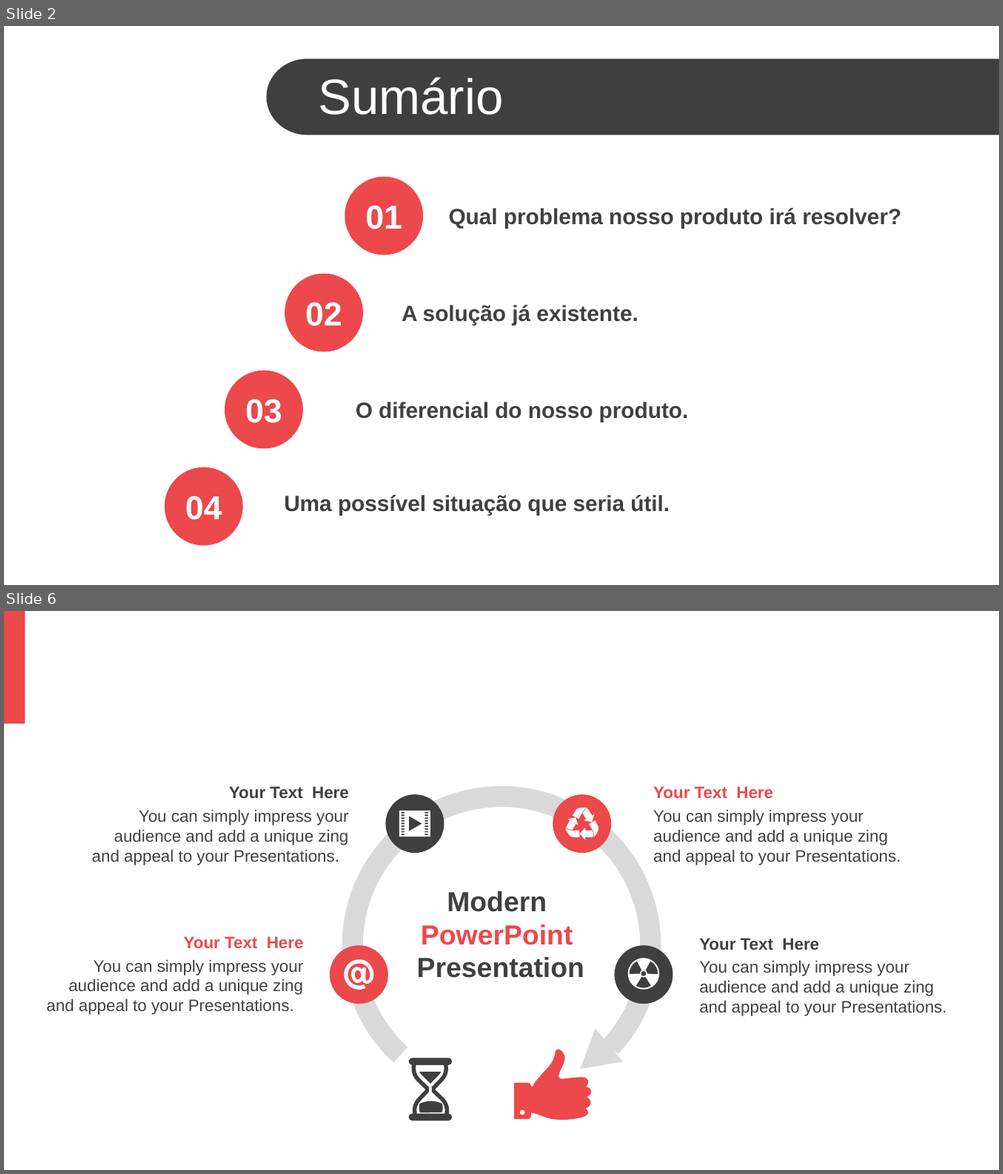
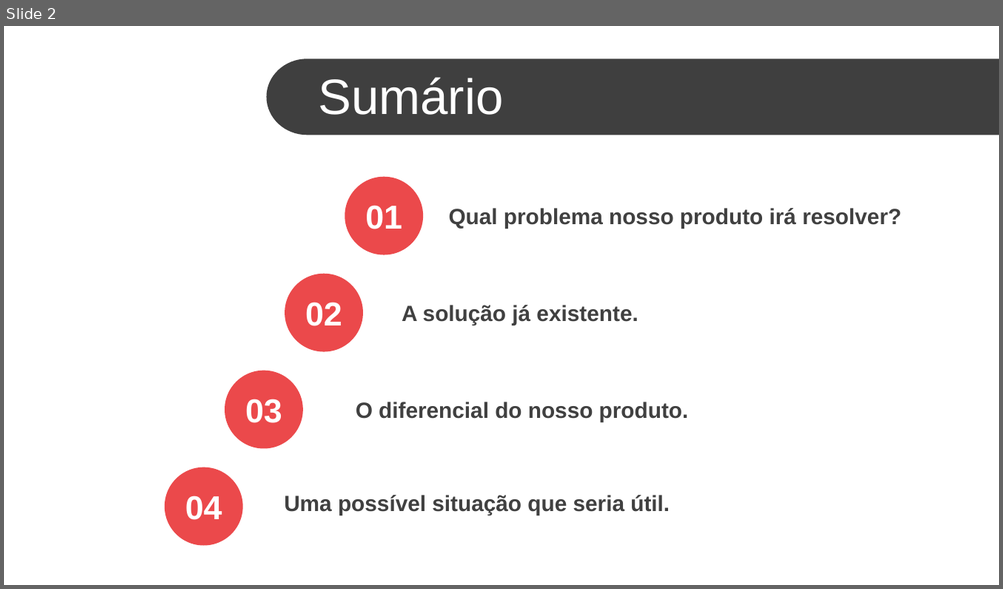
Before and after one commit to WagnerCaetano/TCC-2019, a slide deck: APRESENTAÇÃO TCC.pptx. Shown one above the other, each under a label of ours: slides 2 and 6 before the commit, slide 2 after it; the slides between them are not shown. The pictures are 1003x1174 and 1003x589 pixels, drawn with LibreOffice and Linux fonts; fonts in the diff are those of the drawing; background and template pictures are left out. Boxes give left, top, right and bottom in pixels: in the first picture for what was removed or moved away, otherwise in the second. Text is boxed around its words. In the diff, an @@ line names an element or a change of style, - is before the commit and + after.

```diff
--- a/APRESENTAÇÃO TCC.pptx
+++ b/APRESENTAÇÃO TCC.pptx
@@ slide 6 removed at box(4, 611, 999, 1170), background picture (left out) @@
@@ rectangle removed at box(4, 611, 25, 723) @@
@@ text removed at box(39, 620, 822, 683) @@
-Processo do nosso produto
@@ text removed at box(229, 786, 349, 798) @@
-Your Text Here
@@ arch (boxed as its full ring) removed at box(342, 786, 660, 1105) @@
@@ text removed at box(653, 786, 773, 798) @@
-Your Text Here
@@ text removed at box(92, 809, 349, 866) @@
-You can simply impress your audience and add a unique zing and appeal to your Presentations.
@@ ellipse removed at box(386, 795, 444, 854) @@
@@ ellipse removed at box(552, 795, 611, 854) @@
@@ freeform shape removed at box(565, 808, 597, 840) @@
@@ text removed at box(653, 809, 901, 866) @@
-You can simply impress your audience and add a unique zing and appeal to your Presentations.
@@ freeform shape removed at box(399, 811, 430, 837) @@
@@ text removed at box(417, 891, 584, 978) @@
-Modern PowerPoint Presentation
@@ text removed at box(184, 937, 304, 948) @@
-Your Text Here
@@ text removed at box(699, 938, 819, 950) @@
-Your Text Here
@@ text removed at box(46, 960, 304, 1015) @@
-You can simply impress your audience and add a unique zing and appeal to your Presentations.
@@ ellipse removed at box(329, 945, 388, 1004) @@
@@ freeform shape removed at box(344, 960, 374, 990) @@
@@ ellipse removed at box(614, 945, 672, 1004) @@
@@ freeform shape removed at box(628, 958, 660, 990) @@
@@ text removed at box(699, 960, 947, 1017) @@
-You can simply impress your audience and add a unique zing and appeal to your Presentations.
@@ triangle removed at box(566, 1029, 622, 1085) @@
@@ freeform shape removed at box(379, 1039, 481, 1140) @@
@@ freeform shape removed at box(514, 1050, 592, 1120) @@
```
Also in this commit, not shown: 3 slides changed, 3 slides added, 2 other slides removed, 1 other file.
